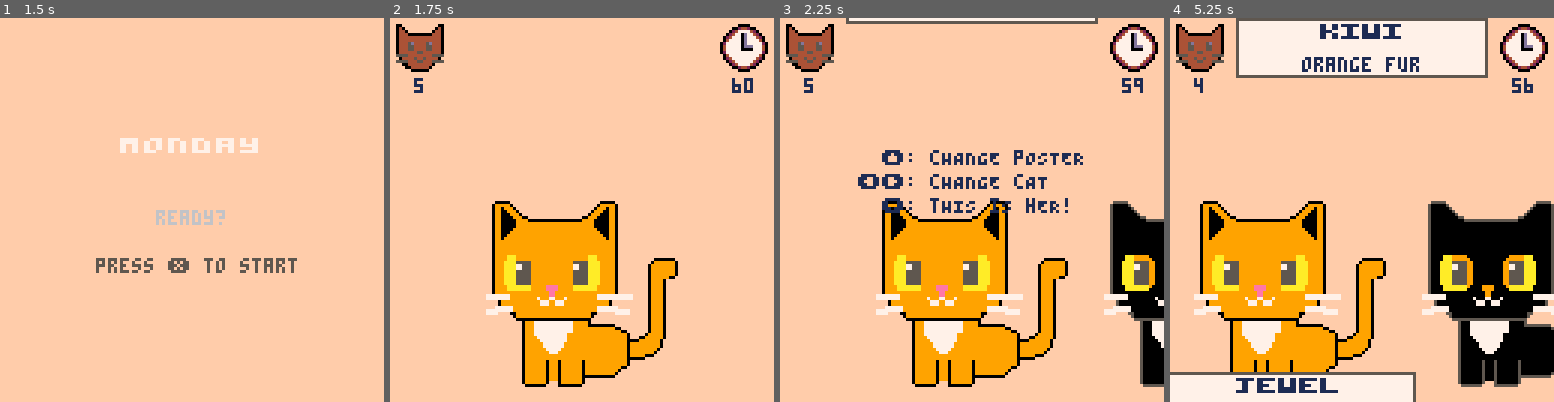
Above: before the commit, frames 1-4 (left to right).
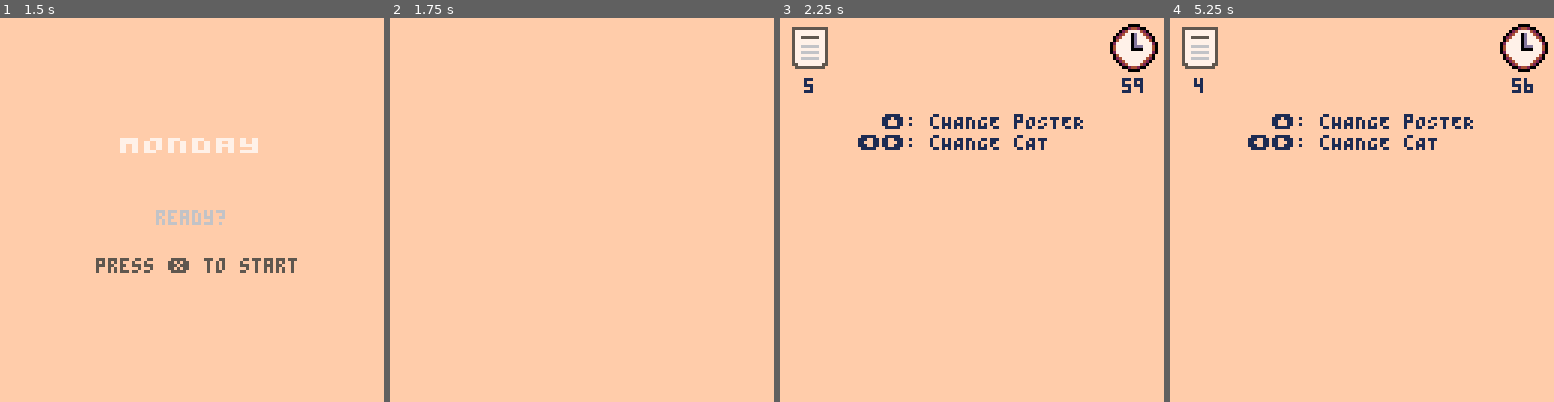
Above: after the commit, the same moments.

Repository: pcal43/pico8-papurrs-please
Game: PICO-8 cartridge pico8-home/carts/lost-cats.p8
The game is run twice, just before and just after one commit, with the same random seed, the same clock (stepped at 60 frames per second) and the same inputs.
Inputs:
- Up to frame 1 (1.5 s): tap X (X key) at 0.33, 1.07 s; tap O (Z key) at 0.7 s
- Up to frame 2 (1.75 s): hold Right from 1.6 s (still down); tap O (Z key) at 1.7 s
- Up to frame 3 (2.25 s): tap X (X key) at 1.85 s; release Right at 2.1 s; tap O (Z key) at 2.1 s; hold Up from 2.15 s (still down)
- Up to frame 4 (5.25 s): release Up at 2.42 s; hold Right 2.47-3.03 s; tap O (Z key) every 0.4 s from 2.5 to 4.9 s; tap X (X key) at 2.97, 4.08, 5.2 s; hold Left 3.08-3.58 s; hold Down 3.63-3.97 s; hold Right 4.02-4.68 s; hold Up 4.73-5.03 s; hold Left from 5.08 s (still down)

Frame 1 is identical in both runs. In frame 2, 18% of the frame differs, in the area x 1-99%, y 1-97%; in frame 3, 26%; in frame 4, 45%, in the area x 0-100%, y 0-100%.

Commit message:
checkpoint

Diff:
--- a/pico8-home/carts/src/Cat.lua
+++ b/pico8-home/carts/src/Cat.lua
@@ -49,7 +49,7 @@
         requireNonNil(traits)
         self.catTemplate.draw(self.x, CAT_Y_POS, traits)
         if self.adornmentSpriteId then
-            spr(self.adornmentSpriteId, self.x - 8, CAT_Y_POS - 63 - 16, 2, 2)
+            spr(self.adornmentSpriteId, self.x - 8, PROMPT_TEXT_Y, 2, 2)
         end
         if self.poster then
             self.poster.draw()
--- a/pico8-home/carts/src/GameScreen.lua
+++ b/pico8-home/carts/src/GameScreen.lua
@@ -3,20 +3,22 @@
     local self = {}
 
     -- states
-    local PICKING = 0
-    local PICKING_DONE = 1
-    local CHECKING = 2
-    local CHECKING_DONE = 3
+    local START = 0
+    local PICKING = 1
+    local PICKING_DONE = 2
+    local CHECKING = 3
+    local CHECKING_DONE = 4
 
     local MESSAGE_DELAY = 120
 
-    self.state = PICKING
-    self.messageTimer = 0
-    self.message = "lost cat!"
+    self.state = START
     self.centerMessage = nil
     self.scrollPos = 0
     self.targetPos = 1
     self.canPress = false
+    self.showStatusIcons = false
+    self.showCats = false
+    self.showPoster = false
     self.secondsRemaining = 60.0
     self._last_time = time()
 
@@ -27,107 +29,126 @@
         cls(PEACH) -- offwhite background
 
         -- draw poster at the top
-        if #self.posters > 0 then
-            self.posters[1].draw()
-        end
-
-        -- draw icons: left (sprite 8) with catsRemaining, and clock (sprite 10) right with seconds
-        palt(BLACK, false) -- black is black, beige is transparent
-
-        -- left icon and catsRemaining beneath
-        local left_x = CLOCK_MARGIN
-        local left_y = CLOCK_MARGIN
-        spr(8, left_x, left_y, 2, 2)
-        local cats = flr(#self.posters)
-        local cats_s = tostr(cats)
-        local cats_w = #cats_s * 4
-        local cats_tx = (left_x + 8) - (cats_w / 2)
-        local cats_ty = left_y + 16 + 2
-        print(cats_s, cats_tx, cats_ty, DARK_BLUE)
-
-        -- clock (upper-right) and secondsRemaining beneath
-        local clock_x = 128 - 16 - CLOCK_MARGIN
-        local clock_y = CLOCK_MARGIN
-        spr(10, clock_x, clock_y, 2, 2)
-        local secs = flr(self.secondsRemaining)
-        local s = tostr(secs)
-        local txt_w = #s * 4
-        local tx = (clock_x + 8) - (txt_w / 2)
-        local ty = clock_y + 16 + 2
-        print(s, tx, ty, DARK_BLUE)
-        palt()
-
+        if self.showPoster then
+            if #self.posters > 0 then
+                self.posters[1].draw()
+            end
+        end
+
+        if self.showStatusIcons then
+            -- draw icons: left (sprite 8) with catsRemaining, and clock (sprite 10) right with seconds
+            palt(BLACK, false) -- black is black, beige is transparent
+            -- left icon and catsRemaining beneath
+            local left_x = CLOCK_MARGIN
+            local left_y = CLOCK_MARGIN
+            spr(POSTER_ICON, left_x, left_y, 2, 2)
+            local cats = flr(#self.posters)
+            local cats_s = tostr(cats)
+            local cats_w = #cats_s * 4
+            local cats_tx = (left_x + 8) - (cats_w / 2)
+            local cats_ty = left_y + 16 + 2
+            print(cats_s, cats_tx, cats_ty, DARK_BLUE)
+            -- clock (upper-right) and secondsRemaining beneath
+            local clock_x = 128 - 16 - CLOCK_MARGIN
+            local clock_y = CLOCK_MARGIN
+            spr(CLOCK_ICON, clock_x, clock_y, 2, 2)
+            local secs = flr(self.secondsRemaining)
+            local s = tostr(secs)
+            local txt_w = #s * 4
+            local tx = (clock_x + 8) - (txt_w / 2)
+            local ty = clock_y + 16 + 2
+            print(s, tx, ty, DARK_BLUE)
+            palt()
+        end
 
         -- draw the visible cats
-        local base_index = flr(self.scrollPos)
-        for j = -1, 1 do
-            local catIndex = base_index + j
-            if catIndex > 0 and catIndex <= #self.catList then
-                self.catList[catIndex].draw()
+        if self.showCats then
+            local base_index = flr(self.scrollPos)
+            for j = -1, 1 do
+                local catIndex = base_index + j
+                if catIndex > 0 and catIndex <= #self.catList then
+                    self.catList[catIndex].draw()
+                end
             end
         end
 
         -- draw center message if present
         if self.centerMessage then
-            printCentered(self.centerMessage, SCREEN_WIDTH/2, 44, DARK_BLUE)
+            printCentered(self.centerMessage, SCREEN_WIDTH/2, PROMPT_TEXT_Y, DARK_BLUE)
         end
     end
 
     function self.update()
-        self.messageTimer -= 1
-        if self.state == PICKING then
+        if self.state == START then
+            self.update_start()
+        elseif self.state == PICKING then
             self.update_picking()
             if  #self.posters < 1 then
                 self.state = PICKING_DONE
             elseif self.secondsRemaining <= 0 then
                 self.state = PICKING_DONE
-                self.message = "times up!"
-                self.messageTimer = MESSAGE_DELAY
             end
         elseif self.state == PICKING_DONE then
-            self.messageTimer -= 1
-            if self.messageTimer <= 0 then
-                self.state = CHECKING
-                self.messageTimer = 0
-                self.message = "let's check!"
-                self.targetPos = 1
-            end
+            self.state = CHECKING
+            self.targetPos = 1
         elseif self.state == CHECKING then
             self.update_checking()
         end
 
         -- update animations - we want to do these in all modes
 
-        -- adjust scrollPos to 'catch up' with targetPos
-        local diff = self.targetPos - self.scrollPos
-        local dist = abs(diff)
-        if dist > 0 then
-            local step = dist * 0.2
-            if step < 0.1 then step = 0.1 end
-            if step >= dist then
-                self.scrollPos = self.targetPos
-            else
-                self.scrollPos = self.scrollPos + sgn(diff) * step
-            end
-        end
-
-        -- update poster animation
-        if #self.posters > 0 then
-            self.posters[1].update()
-        end
-
-        -- update the x position of the visible cats
-        local base_index = flr(self.scrollPos)
-        local frac = self.scrollPos - base_index
-        local spacing = CAT_WIDTH + SPACE_BETWEEN_CATS
-
-        for j = -1, 1 do
-            local catIndex = base_index + j
-            if catIndex > 0 and catIndex <= #self.catList then
-                -- position each slot, then shift by fractional progress toward next slot
-                self.catList[catIndex].x = SCREEN_WIDTH/2 + (j * spacing) - (frac * spacing)
-                self.catList[catIndex].update()
-            end
+        if self.showPoster then
+            if #self.posters > 0 then
+                self.posters[1].update()
+            end
+        end
+
+        if self.showCats then
+            -- adjust scrollPos to 'catch up' with targetPos
+            local diff = self.targetPos - self.scrollPos
+            local dist = abs(diff)
+            if dist > 0 then
+                local step = dist * 0.2
+                if step < 0.1 then step = 0.1 end
+                if step >= dist then
+                    self.scrollPos = self.targetPos
+                else
+                    self.scrollPos = self.scrollPos + sgn(diff) * step
+                end
+            end
+
+            -- update the x position of the visible cats
+            local base_index = flr(self.scrollPos)
+            local frac = self.scrollPos - base_index
+            local spacing = CAT_WIDTH + SPACE_BETWEEN_CATS
+
+            for j = -1, 1 do
+                local catIndex = base_index + j
+                if catIndex > 0 and catIndex <= #self.catList then
+                    -- position each slot, then shift by fractional progress toward next slot
+                    self.catList[catIndex].x = SCREEN_WIDTH/2 + (j * spacing) - (frac * spacing)
+                    self.catList[catIndex].update()
+                end
+            end
+        end
+    end
+
+    function self.update_start()
+        if not self.startCoroutine then
+            self.startCoroutine = cocreate(function()
+                self.showCats = false
+                self.showPoster = false
+                self.showStatusIcons = true
+                self.centerMessage = "\^w"..weekday.name.."\n\n\nready?\npress ❎ to start"
+                while not btn(BUTTON_X) do
+                    yield()
+                end
+                self.state = PICKING
+                self.startCoroutine = nil
+            end)
+        end
+        if self.startCoroutine then
+            coresume(self.startCoroutine)
         end
     end
 
@@ -203,14 +224,16 @@
         else
             self.canPress = true
         end
-        if (self.targetPos == self.scrollPos) then
-            local selectedCat = self.catList[self.targetPos]
-            if self.posters[1] then
-                local pronoun = self.posters[1].isFemale and "hER" or "hIM"
-                self.centerMessage = " \148: cHANGE pOSTER\n\139\145: cHANGE cAT     \n \131: tHIS iS "..pronoun.."! "
-            end
-        else
-            self.centerMessage = nil
+
+        if self.posters[1] then
+            local pronoun = self.posters[1].isFemale and "hER" or "hIM"
+            self.centerMessage = " \148: cHANGE pOSTER\n\139\145: cHANGE cAT     "
+            if self.targetPos == self.scrollPos then
+                local selectedCat = self.catList[self.targetPos]
+                if selectedCat and not selectedCat.poster then
+                    self.centerMessage = self.centerMessage.."\n \131: tHIS iS "..pronoun.."! "
+                end
+            end
         end
     end
 
@@ -218,6 +241,7 @@
         if not self.checkingCoroutine then
             self.checkingCoroutine = cocreate(function()
                 local correct = 0
+                self.showStatusIcons = false
 
                 self.centerMessage = "dONE.  lET'S cHECK!"
                 for j = 2, 1 * TICKS_PER_SECOND do
@@ -238,8 +262,6 @@
                         end
                         cat.adornmentSpriteId = QUESTION_ICON
 
-                        local pronoun = cat.poster.isFemale and "her" or "him"
-                        self.message = "is this "..pronoun.."?"
                         for j = 1, .5 * TICKS_PER_SECOND do
                             yield()
                         end
--- a/pico8-home/carts/src/Global.lua
+++ b/pico8-home/carts/src/Global.lua
@@ -39,13 +39,16 @@
 POSTER_NEW_DISPLAY_POS = -30
 POSTER_PRINT_SPEED = 4
 POSTER_FLOAT_SPEED = 12
-POSTER_WIDTH = 84
+POSTER_WIDTH = 74
+
+PROMPT_TEXT_Y = 32
 
 SOUND_BUZZ = 0
 SOUND_MEOW = 1
 
-TEXT_HEIGHT = 6
 TRAIT_SPACING = 1
+TEXT_LINE_HEIGHT = 7
+
 
 FUR_COLOR = 1
 EYE_COLOR = 2
@@ -53,9 +56,13 @@
 EAR_COLOR = 4
 COLLAR = 5
 
+POSTER_ICON = 40
+CAT_ICON = 8
+CLOCK_ICON = 10
 MATCH_ICON = 12
 BAD_MATCH_ICON = 14
 QUESTION_ICON = 44
+
 
 MAX_POSTER_CONFIG_ATTEMPTS = 50
 
@@ -141,7 +148,7 @@
             local textLength = #line - 2  -- exclude control characters
             local totalWidth = textLength * 7
             local startX = x - totalWidth / 2
-            local lineY = y + (8 * (i - 1))
+            local lineY = y + (TEXT_LINE_HEIGHT * (i - 1))
 
             -- Print each character individually
             for j = 3, #line do  -- start after the control characters
@@ -153,19 +160,10 @@
             -- Normal text: 4 pixels per character
             local w = #line * 4
             local lineX = x - w / 2
-            local lineY = y + (8 * (i - 1))
+            local lineY = y + (TEXT_LINE_HEIGHT * (i - 1))
             print(line, lineX, lineY, color or WHITE)
         end
     end
-end
-
-
-function print_center_top(text, line, y_margin, color, base_y)
-    local w = #text * 8
-    local x = (128 - w) / 2
-    local y = (base_y or 0) + ((line - 1) * TEXT_HEIGHT) + (y_margin or 0)
-    local wide_text = "\^w"..text
-    print(wide_text, x, y, color or 1, true)
 end
 
 function pickUniqueIntegers(count, minValue, maxValue)
--- a/pico8-home/carts/src/Poster.lua
+++ b/pico8-home/carts/src/Poster.lua
@@ -35,7 +35,7 @@
     end
 
     function self.draw()
-        local posterHeight = 2 + TEXT_HEIGHT + (2 * TRAIT_SPACING) + (self.traitCount * (TEXT_HEIGHT + TRAIT_SPACING)) + 2
+        local posterHeight = 2 + TEXT_LINE_HEIGHT + (2 * TRAIT_SPACING) + (self.traitCount * (TEXT_LINE_HEIGHT + TRAIT_SPACING)) + 2
 
         local rx = self.x - POSTER_WIDTH / 2
         rectfill(rx, self.y, rx + POSTER_WIDTH - 1, self.y + posterHeight, WHITE) -- white
